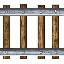
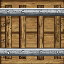
Layer changes from the first w=64, h=64 image to the second:
renamed "Layer 0" to "Layer 1", painted on it over <box>0,3,64,61</box>
added layer "Layer 0" over <box>0,0,64,64</box>
